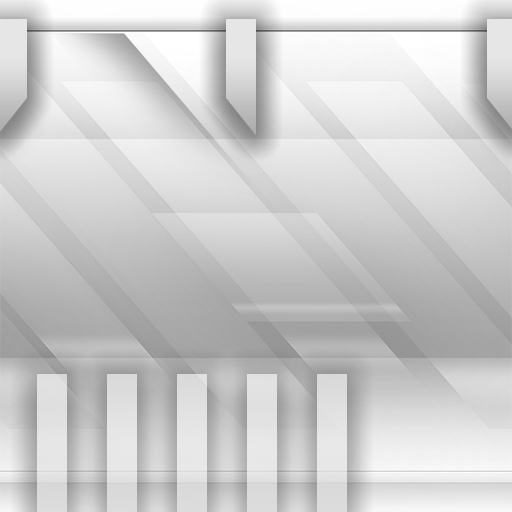
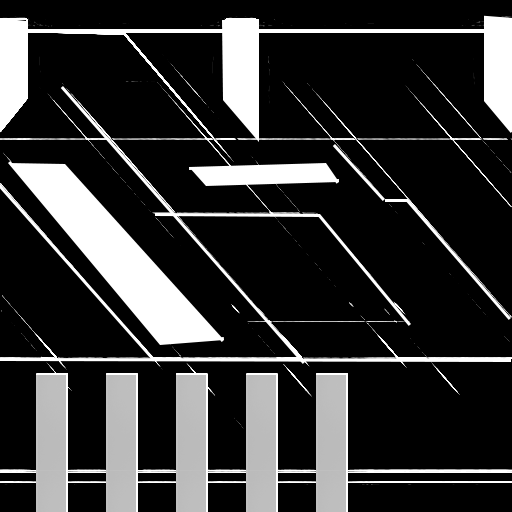
Comparing the layer stacks of the two 512×512 images. Changes:
added group "specular" (1st of 2) with 18 layers above "tex" over <box>0,0,512,512</box>
added layer "Layer 4 copy 4" in group "specular" over <box>316,375,346,512</box>
added layer "Layer 4 copy 3" in group "specular" over <box>246,375,276,512</box>
added layer "Layer 4 copy 2" in group "specular" over <box>176,375,206,512</box>
added layer "Layer 4 copy" in group "specular" over <box>106,375,136,512</box>
added layer "Layer 4" in group "specular" over <box>36,375,66,512</box>
added layer "Shape 12" in group "specular" over <box>189,163,339,186</box>
added layer "Shape 11" in group "specular" over <box>8,161,224,345</box>
added layer "Shape 10" in group "specular" over <box>484,15,512,133</box>
added layer "Shape 9" in group "specular" over <box>0,18,28,133</box>
added layer "Shape 8" in group "specular" over <box>222,19,259,143</box>
added layer "Shape 7" in group "specular" over <box>385,199,511,320</box>
added layer "Shape 6" in group "specular" over <box>332,144,385,201</box>
added layer "Shape 4" in group "specular" over <box>0,184,155,361</box>
added layer "Shape 3" in group "specular" over <box>317,214,411,326</box>
added layer "Shape 1" in group "specular" over <box>60,86,305,364</box>
added layer "specular" (2nd of 2, in "specular") in group "specular" over <box>0,0,512,512</box>
added group "tex" with 11 layers above "Background" over <box>0,0,512,512</box>
moved "Layer 3" into group "tex" over <box>51,33,274,211</box>
moved "Group 2" into group "tex" over <box>37,374,347,512</box>
moved "Layer 2 copy 7" into group "tex" over <box>0,19,27,132</box>
moved "Layer 2 copy 6" into group "tex" over <box>487,19,512,130</box>
moved "Layer 2" into group "tex" over <box>226,19,256,135</box>
moved "Layer 1" into group "tex" over <box>0,0,512,512</box>
…and 2 more changes (2 added)
